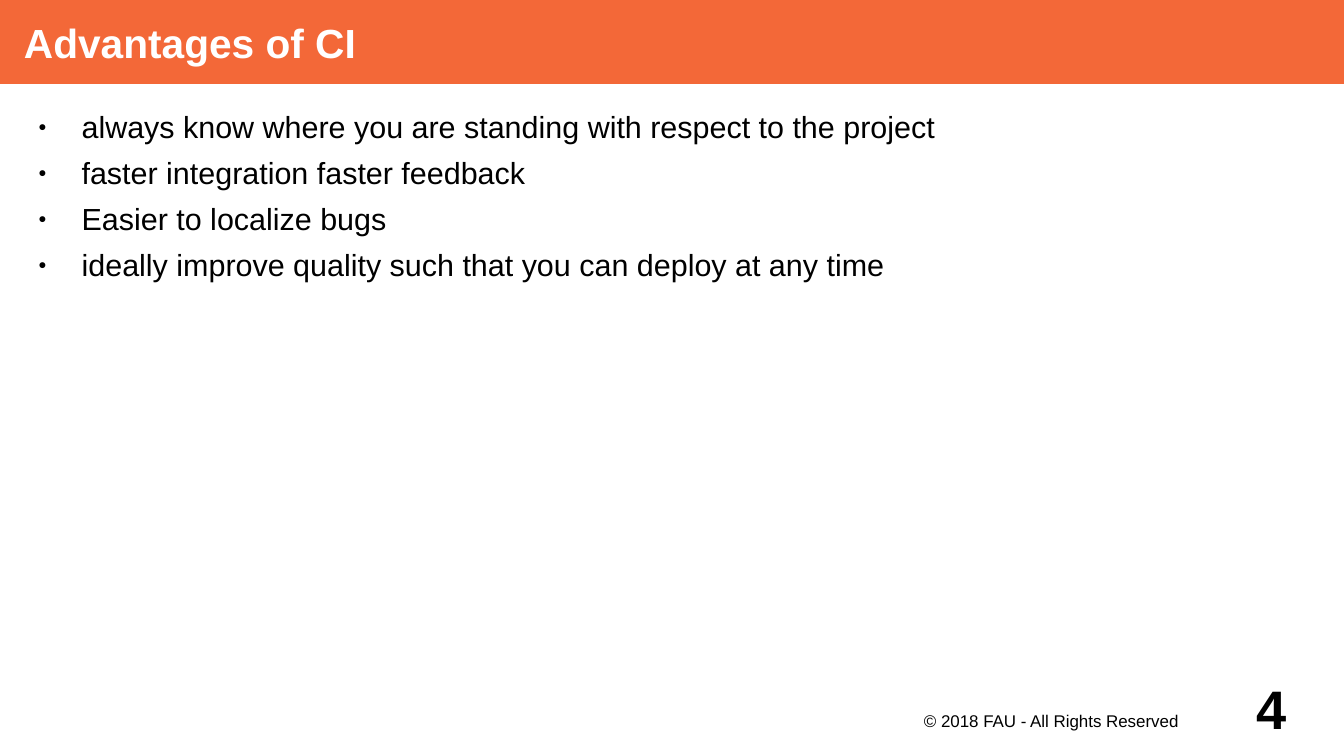
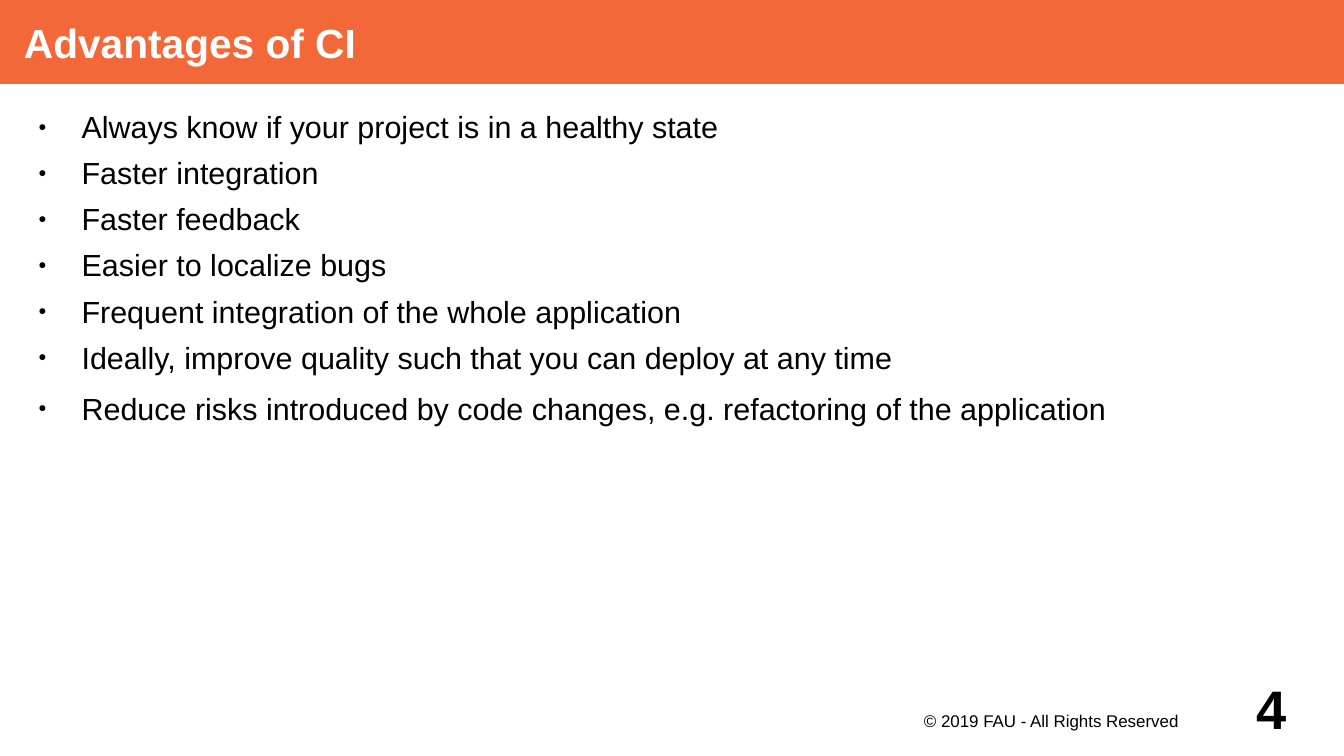
Before and after one commit to dirkriehle/adap-course, a slide deck: slide 4 of Lecture Slides/ADAP Z02 - Continuous Integration.odp. Drawn at 1344x756 pixels with LibreOffice and Linux fonts; fonts in the diff are those of the drawing. Boxes give left, top, right and bottom in pixels: in the first picture for what was removed or moved away, otherwise in the second. Text is boxed around its words. In the diff, an @@ line names an element or a change of style, - is before the commit and + after.

```diff
--- a/Lecture Slides/ADAP Z02 - Continuous Integration.odp
+++ b/Lecture Slides/ADAP Z02 - Continuous Integration.odp
@@ text at bbox=[82, 116, 718, 231]: text changed @@
-● always know where you are standing with respect to the project
-● faster integration faster feedback
+● Always know if your project is in a healthy state
+● Faster integration
+● Faster feedback
@@ text at bbox=[82, 301, 1106, 426]: text changed @@
-● ideally improve quality such that you can deploy at any time
+● Frequent integration of the whole application
+● Ideally, improve quality such that you can deploy at any time
+● Reduce risks introduced by code changes, e.g. refactoring of the application
@@ text at bbox=[941, 714, 1178, 731]: text changed @@
-© 2018 FAU - All Rights Reserved
+© 2019 FAU - All Rights Reserved
```
Also in this commit, not shown: 8 other slides changed, 1 slide removed, 1 other file.
